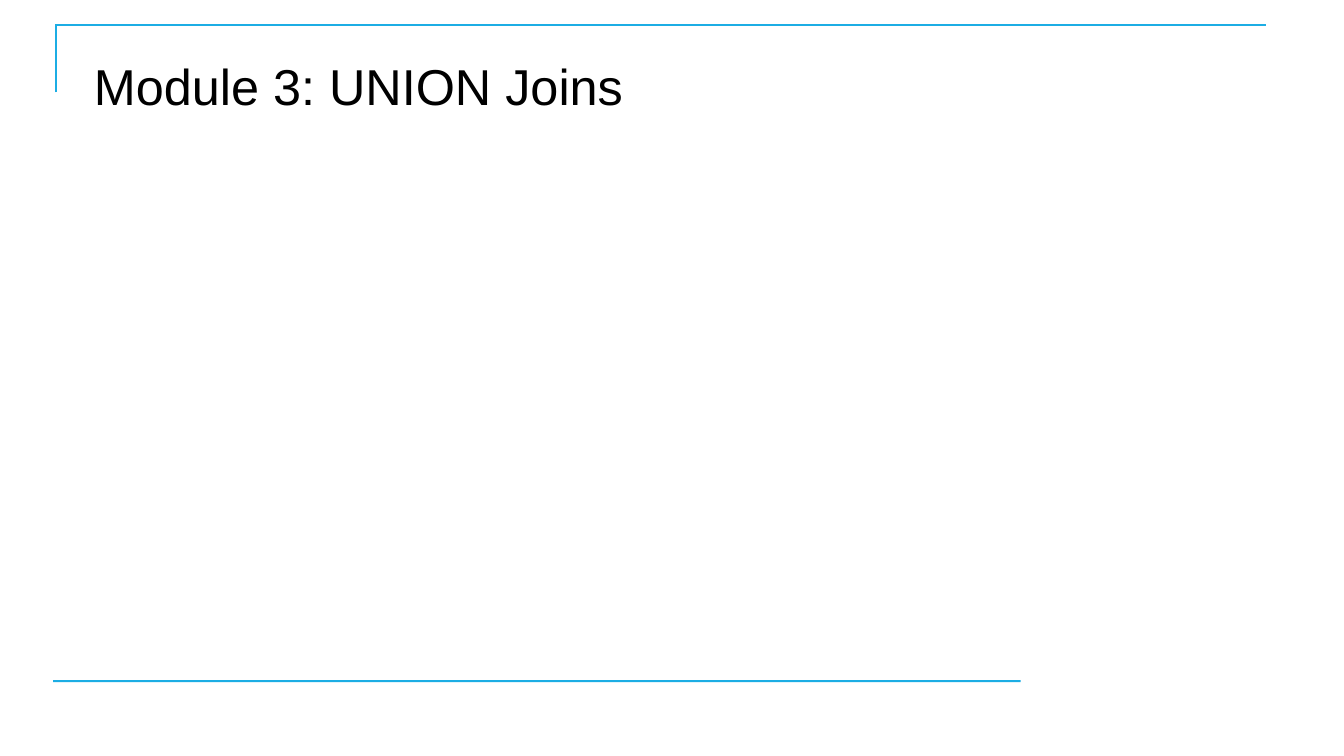
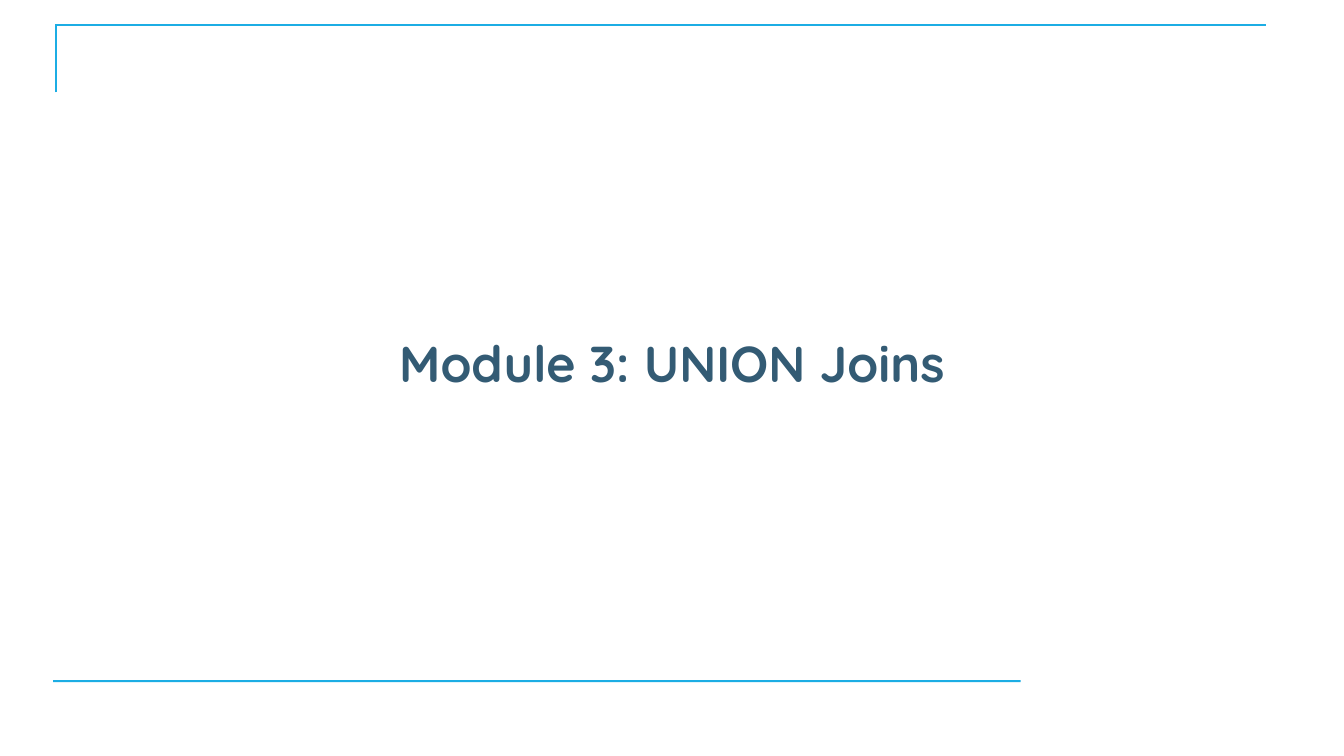
Before and after one commit to CostelloTechnicalConsulting/XTBP10---Tableau-Prep-Introduction, a slide deck: slide 28 of ppt/TableauPrepBuilderIntroV1_1.pptx (slide 27 before the commit). Drawn at 1344x756 pixels with LibreOffice and Linux fonts; fonts in the diff are those of the drawing; background and template pictures are left out. Boxes give left, top, right and bottom in pixels: in the first picture for what was removed or moved away, otherwise in the second. Text is boxed around its words. In the diff, an @@ line names an element or a change of style, - is before the commit and + after.

```diff
--- a/ppt/TableauPrepBuilderIntroV1_1.pptx
+++ b/ppt/TableauPrepBuilderIntroV1_1.pptx
@@ title "Module 3: UNION Joins": place and size @@
-title "Module 3: UNION Joins" at (94, 68, 623, 106)
+title "Module 3: UNION Joins" at (399, 344, 945, 383)
@@ title "Module 3: UNION Joins" at (399, 344, 945, 383): font Arial to Quicksand, text colour #000000 to #335B74, bold on; alignment left to centre @@
```
Also in this commit, not shown: 6 other slides changed, 1 slide added, 1 slide removed, 1 other file.
